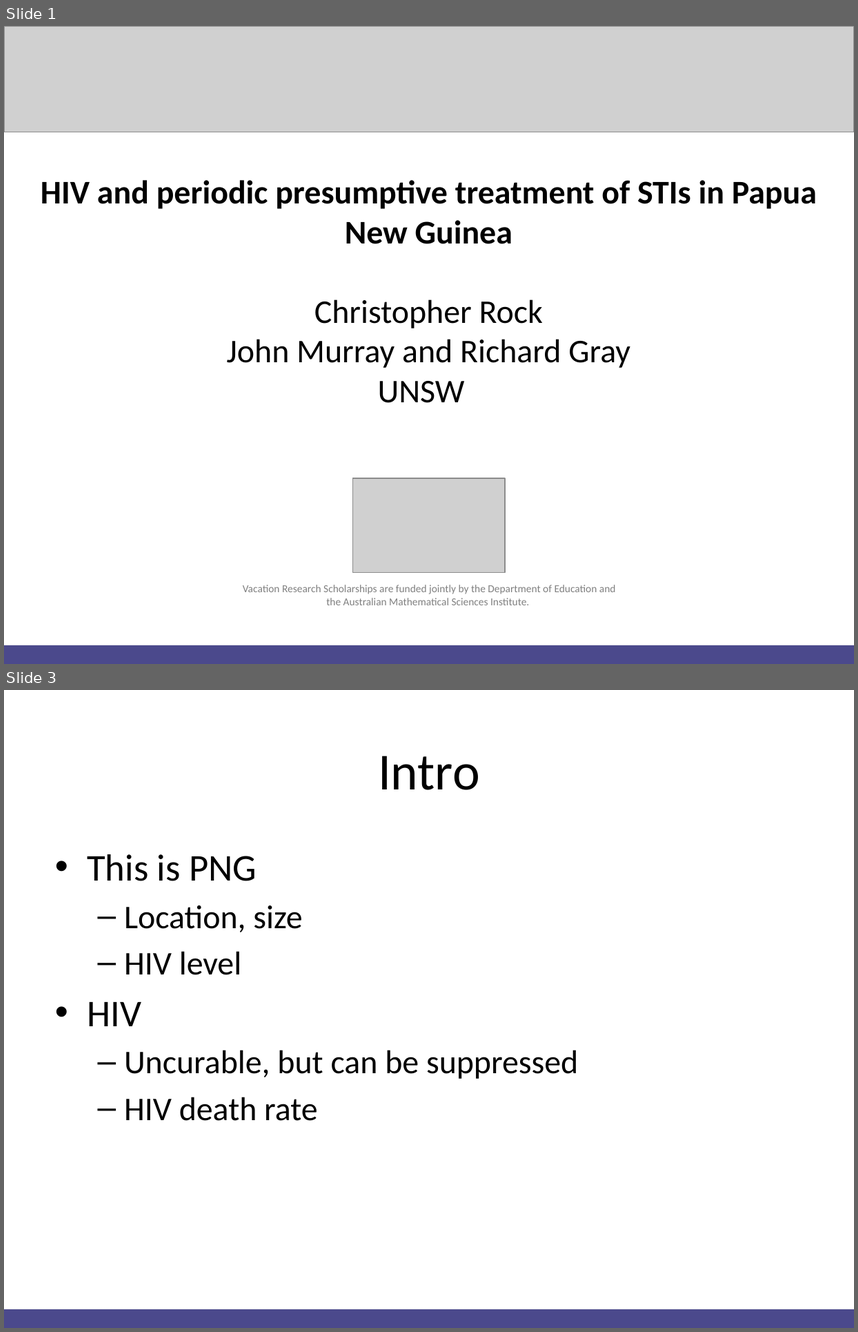
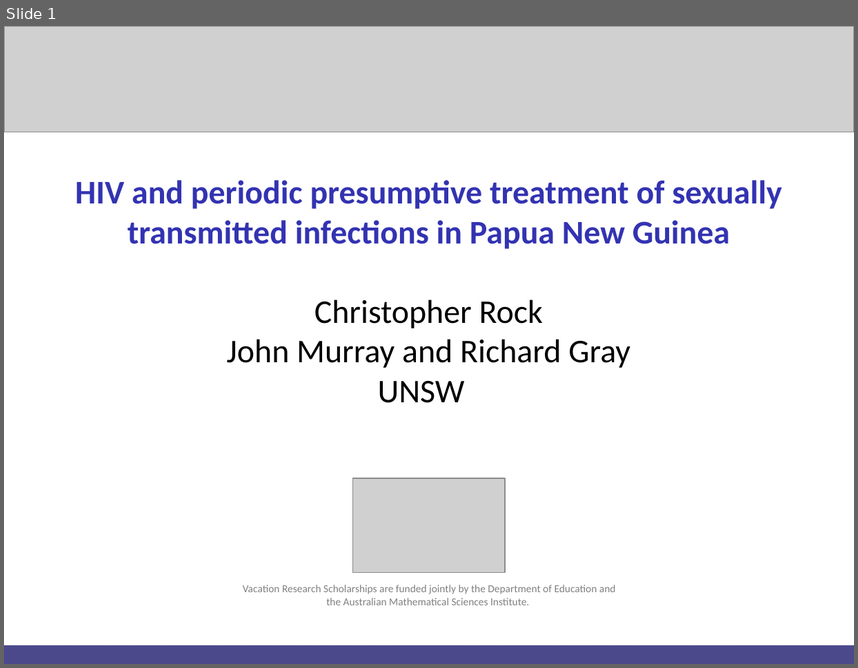
Before and after one commit to Christopher-Rock/hivandppt, a slide deck: Christopher Rock HIV and PPT.pptx. Shown one above the other, each under a label of ours: slides 1 and 3 before the commit, slide 1 after it; the slides between them are not shown. The pictures are 858x1332 and 858x668 pixels, drawn with LibreOffice and Linux fonts; fonts in the diff are those of the drawing; grey boxes stand for pictures; background and template pictures are left out. Boxes give left, top, right and bottom in pixels: in the first picture for what was removed or moved away, otherwise in the second. Text is boxed around its words. In the diff, an @@ line names an element or a change of style, - is before the commit and + after.

```diff
--- a/Christopher Rock HIV and PPT.pptx
+++ b/Christopher Rock HIV and PPT.pptx
@@ slide 3 removed at [4, 690, 854, 1328], background #FFFFFF @@
@@ title removed at [378, 756, 480, 790] @@
-Intro
@@ text removed at [87, 854, 578, 1121] @@
-• This is PNG
-  – Location, size
-  – HIV level
-• HIV
-  – Uncurable, but can be suppressed
-  – HIV death rate
@@ rectangle removed at [4, 1309, 854, 1328] @@
@@ slide 1 changed as well @@
@@ title at [75, 180, 782, 403]: text changed; text colour #000000 to #3333B2 @@
-HIV and periodic presumptive treatment of STIs in Papua New Guinea
-Christopher Rock
-John Murray and Richard Gray
-UNSW
+HIV and periodic presumptive treatment of sexually transmitted infections in Papua New Guinea
+Christopher Rock
+John Murray and Richard Gray
+UNSW
```
Also in this commit, not shown: 12 other slides changed, 3 slides added, 7 other slides removed, 1 other file.
